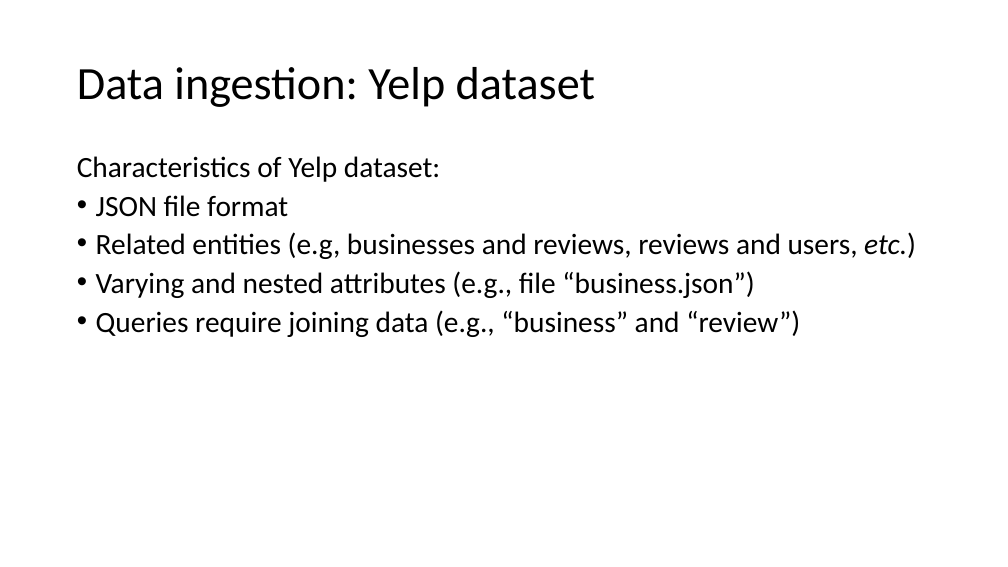
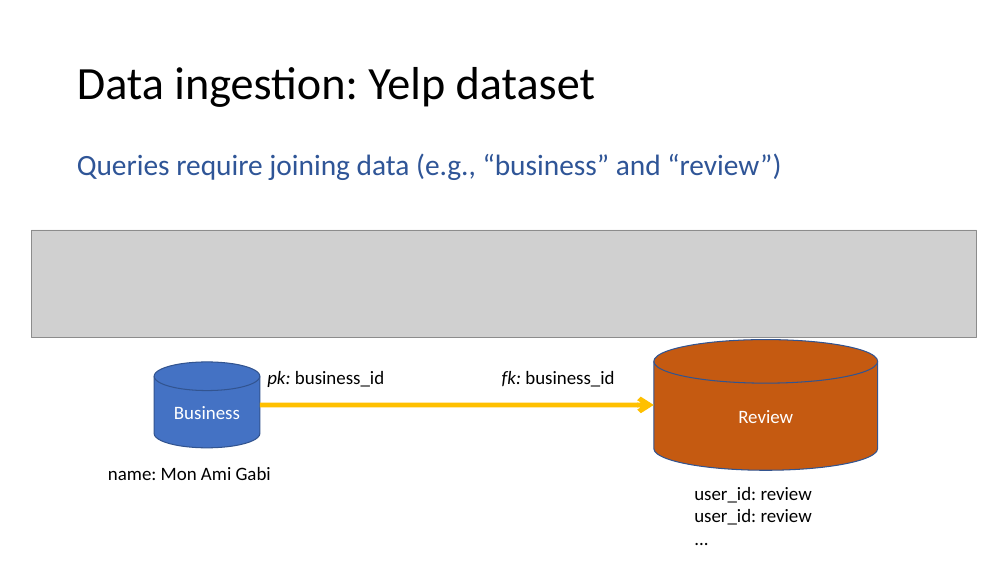
Before and after one commit to stepan-o/lift, a slide deck: slide 7 of presentations/Yelp_dataset_results.pptx. Drawn at 1008x567 pixels with LibreOffice and Linux fonts; fonts in the diff are those of the drawing; grey boxes stand for pictures. Boxes give left, top, right and bottom in pixels: in the first picture for what was removed or moved away, otherwise in the second. Text is boxed around its words. In the diff, an @@ line names an element or a change of style, - is before the commit and + after.

```diff
--- a/presentations/Yelp_dataset_results.pptx
+++ b/presentations/Yelp_dataset_results.pptx
@@ text "Queries require joining data (e.g., ..." at <box>77,153,781,180</box>: text colour #000000 to #2F5597; bullet • to none @@
@@ text at <box>77,156,916,298</box>: paragraphs removed @@
-Characteristics of Yelp dataset:
-• JSON file format
-• Related entities (e.g, businesses and reviews, reviews and users, etc.)
-• Varying and nested attributes (e.g., file “business.json”)
@@ picture added at <box>31,230,977,337</box> @@
@@ cylinder added at <box>654,340,878,470</box>, fill #C55A11, outline #325491 1 pt, 18 pt, text #FFFFFF @@
+Review
@@ cylinder added at <box>154,362,260,448</box>, fill #4472C4, outline #325491 1 pt, 18 pt, text #FFFFFF @@
+Business
@@ text added at <box>267,371,384,387</box>, 18 pt, text #000000 @@
+pk: business_id
@@ text added at <box>502,371,614,387</box>, 18 pt, text #000000 @@
+fk: business_id
@@ arrow added from (260, 405) to (654, 405), #FFC000 4.5 pt @@
@@ text added at <box>108,467,271,480</box>, 18 pt, text #000000 @@
+name: Mon Ami Gabi
@@ text added at <box>694,487,812,525</box>, 18 pt, text #000000 @@
+user_id: review
+user_id: review
+...
```
Also in this commit, not shown: 2 other slides changed, 4 slides added, 1 slide removed.
